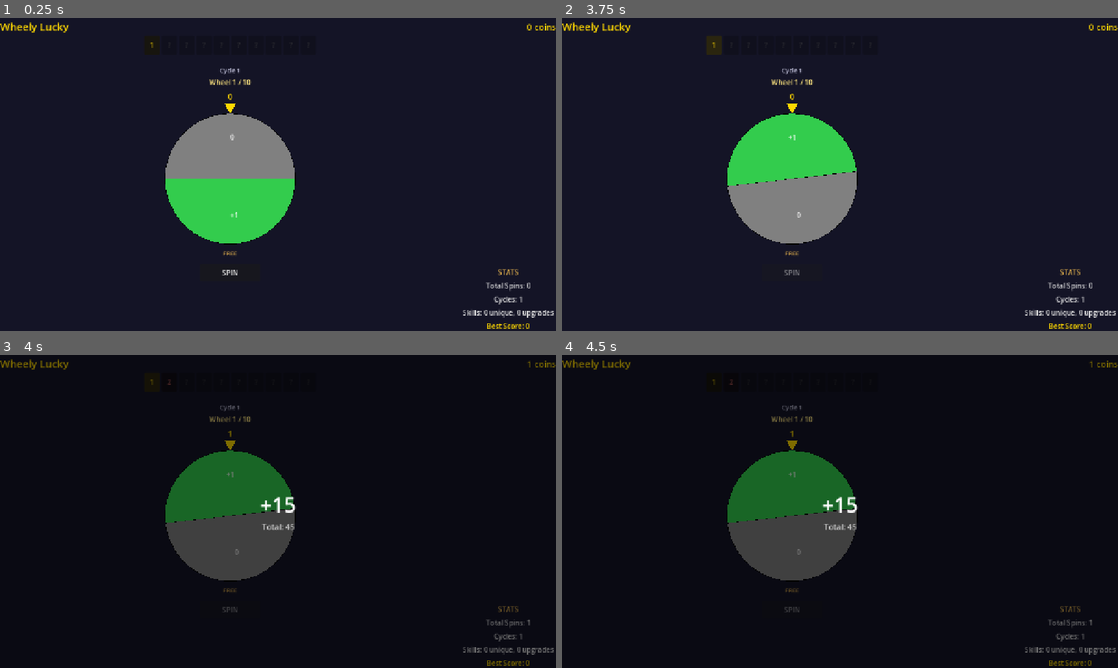
Above: before the commit, frames 1-4 (two rows, left to right).
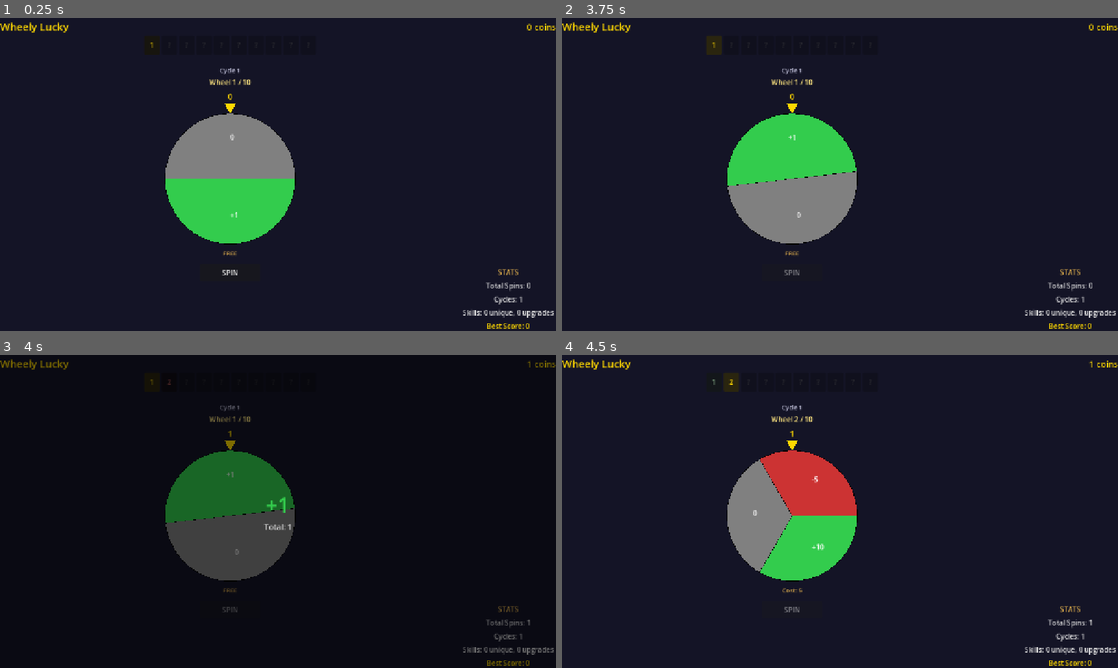
Above: after the commit, the same moments.

Repository: chelij/wheelylucky
Game: Godot game, scene res://scenes/main.tscn
The game is run twice, just before and just after one commit, with the same random seed, the same clock (stepped at 60 frames per second) and the same inputs.
Inputs:
- Up to frame 1 (0.25 s): no input
- Up to frame 2 (3.75 s): click "1" at 0.5 s; click "SPIN" at 1.25 s; click "1" at 2 s; click "1" at 2.75 s
- Up to frame 3 (4 s): no input
- Up to frame 4 (4.5 s): click "2" at 4.25 s

Frames 1-2 are identical in both runs. In frame 3, 0.3% of the frame differs, in the area x 46-54%, y 45-56%; in frame 4, 8.8%, in the area x 0-100%, y 1-100%.
Error before the commit: Parse Error: Unexpected identifier "tween" in class body. (res://scripts/result_popup.gd:23)

Commit message:
Fix: restore tab indentation in result_popup.gd
The patch tool stripped the leading tab on the self_modulate line,
causing a parse error. Rewrote file with proper indentation.

Diff:
--- a/scripts/result_popup.gd
+++ b/scripts/result_popup.gd
@@ -20,7 +20,7 @@
 	var tween = create_tween()
 	tween.tween_property(self, "scale", Vector2(1.2, 1.2), 0.1)
 	tween.tween_property(self, "scale", Vector2(1.0, 1.0), 0.1)
-tween.tween_property(self, "self_modulate", Color(1, 1, 1, 0), 1.2)
+	tween.tween_property(self, "self_modulate", Color(1, 1, 1, 0), 1.2)
 	tween.tween_callback(_on_fade_done)
 
 func _on_fade_done():
